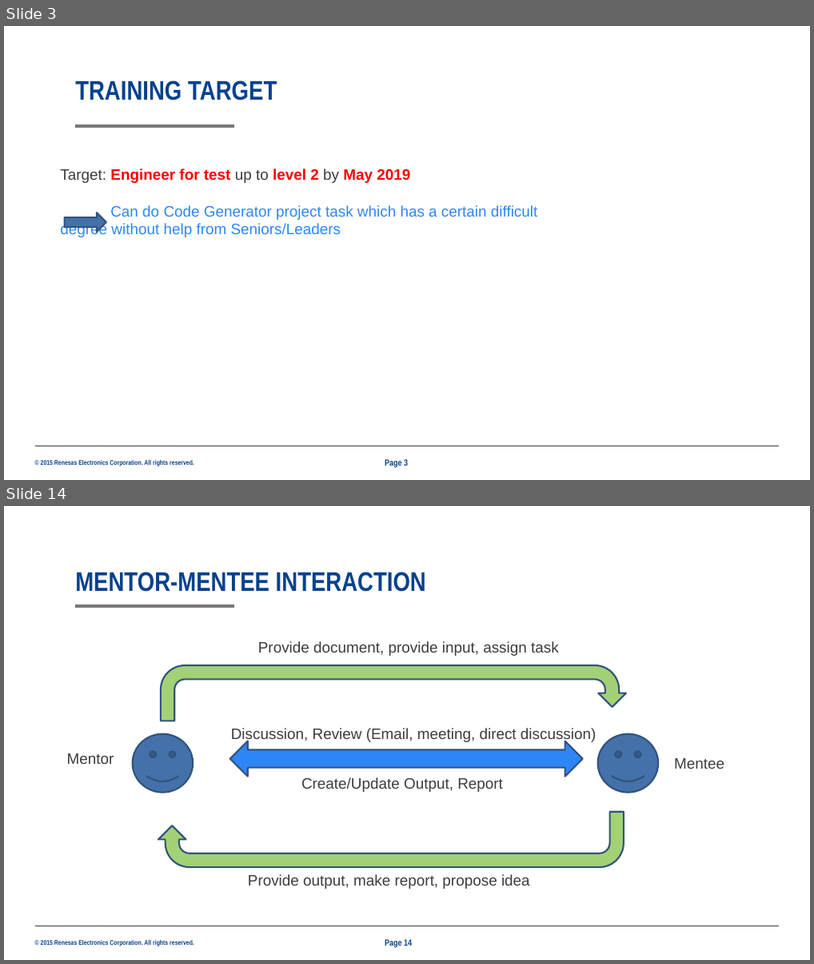
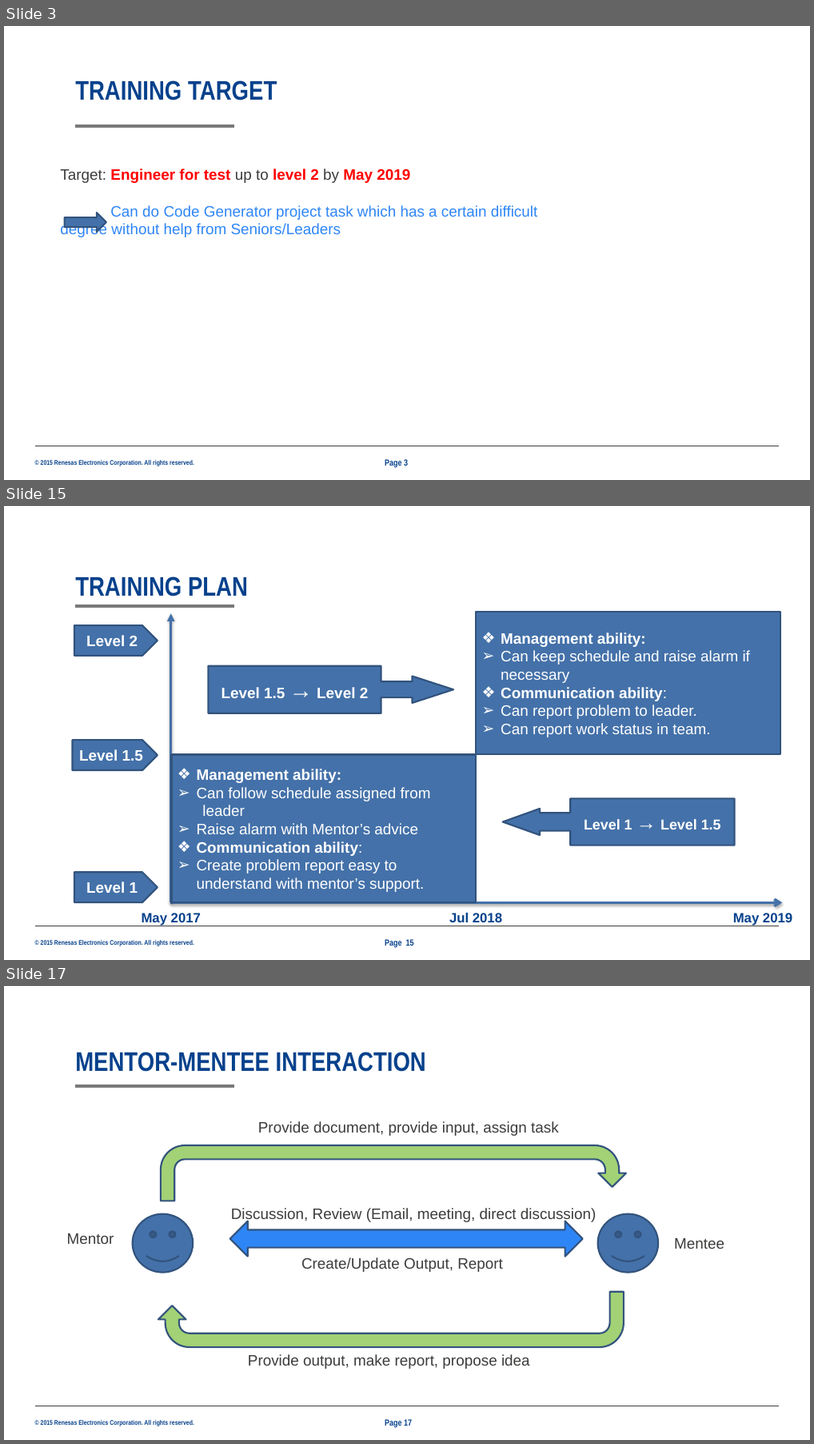
Before and after one commit to boheomap/afsdfsddsf, a slide deck: 25G_TrainingPlan_ThanhPham_2001_new_Jun28.pptx. Shown one above the other, each under a label of ours: slides 3 and 14 before the commit, slides 3, 15 and 17 after it; the slides between them are not shown. The pictures are 814x964 and 814x1444 pixels, drawn with LibreOffice and Linux fonts; fonts in the diff are those of the drawing; background and template pictures are left out. Boxes give left, top, right and bottom in pixels: in the first picture for what was removed or moved away, otherwise in the second. Text is boxed around its words. In the diff, an @@ line names an element or a change of style, - is before the commit and + after.

```diff
--- a/25G_TrainingPlan_ThanhPham_2001_new_Jun28.pptx
+++ b/25G_TrainingPlan_ThanhPham_2001_new_Jun28.pptx
@@ slide 15 added at (x1=4, y1=506, x2=810, y2=960), background #FFFFFF; not listed: 3 template elements that a slide beside it also shows @@
@@ title added at (x1=75, y1=576, x2=248, y2=596), 32 pt, text #06418C, bold @@
+TRAINING PLAN
@@ pentagon arrow added at (x1=74, y1=625, x2=158, y2=656), fill #4471A9, outline #32547D 2 pt, 18 pt, text #FFFFFF, bold @@
+Level 2
@@ arrow added from (171, 902) to (171, 614), #4471A9 3 pt @@
@@ rectangle added at (x1=477, y1=612, x2=781, y2=755), fill #4471A9, outline #32547D 2 pt, 18 pt, text #FFFFFF @@
+❖ Management ability:
+➢ Can keep schedule and raise alarm if necessary
+❖ Communication ability:
+➢ Can report problem to leader.
+➢ Can report work status in team.
@@ right arrow callout added at (x1=209, y1=666, x2=454, y2=713), fill #4471A9, outline #32547D 2 pt, 18 pt, text #FFFFFF, bold @@
+Level 1.5 → Level 2
@@ pentagon arrow added at (x1=72, y1=740, x2=158, y2=770), fill #4471A9, outline #32547D 2 pt, 18 pt, text #FFFFFF, bold @@
+Level 1.5
@@ rectangle added at (x1=171, y1=755, x2=476, y2=902), fill #4471A9, outline #32547D 2 pt, 18 pt, text #FFFFFF @@
+❖ Management ability:
+➢ Can follow schedule assigned from
+leader
+➢ Raise alarm with Mentor’s advice
+❖ Communication ability:
+➢ Create problem report easy to understand with mentor’s support.
@@ left arrow callout added at (x1=503, y1=798, x2=734, y2=844), fill #4471A9, outline #32547D 2 pt, 17 pt, text #FFFFFF, bold @@
+Level 1 → Level 1.5
@@ pentagon arrow added at (x1=74, y1=872, x2=158, y2=902), fill #4471A9, outline #32547D 2 pt, 18 pt, text #FFFFFF, bold @@
+Level 1
@@ text added at (x1=142, y1=912, x2=201, y2=925), 16 pt, text #06418C, bold @@
+May 2017
@@ arrow added from (170, 902) to (782, 902), #4471A9 3 pt @@
@@ text added at (x1=450, y1=912, x2=502, y2=922), 16 pt, text #06418C, bold @@
+Jul 2018
@@ text added at (x1=734, y1=912, x2=793, y2=926), 16 pt, text #06418C, bold @@
+May 2019
@@ page number added at (x1=385, y1=939, x2=414, y2=947), 10.5 pt, text #06418C, bold @@
+Page 15
@@ what was slide 14 is now slide 17 @@
@@ page number at (x1=385, y1=1419, x2=412, y2=1427): text changed @@
-Page 14
+Page 17
```
Also in this commit, not shown: 9 slides changed, 5 other slides added, 3 slides removed.
